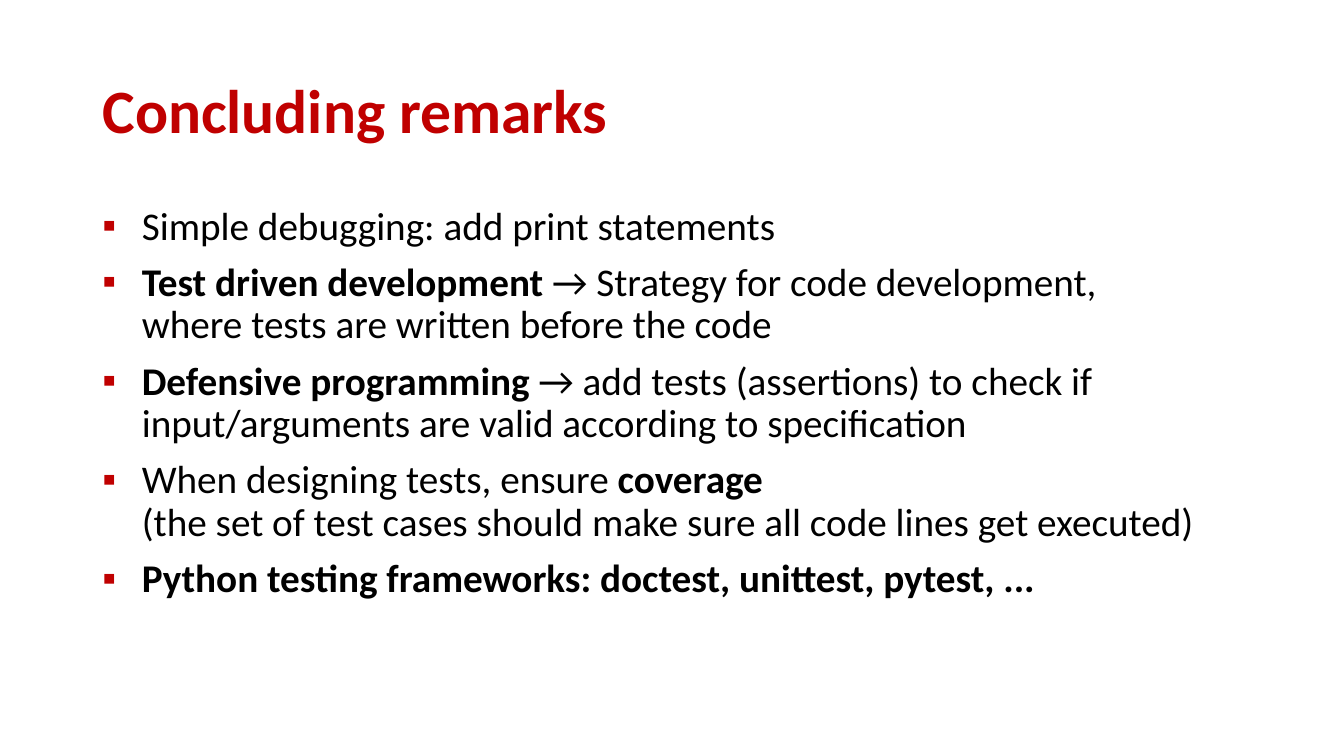
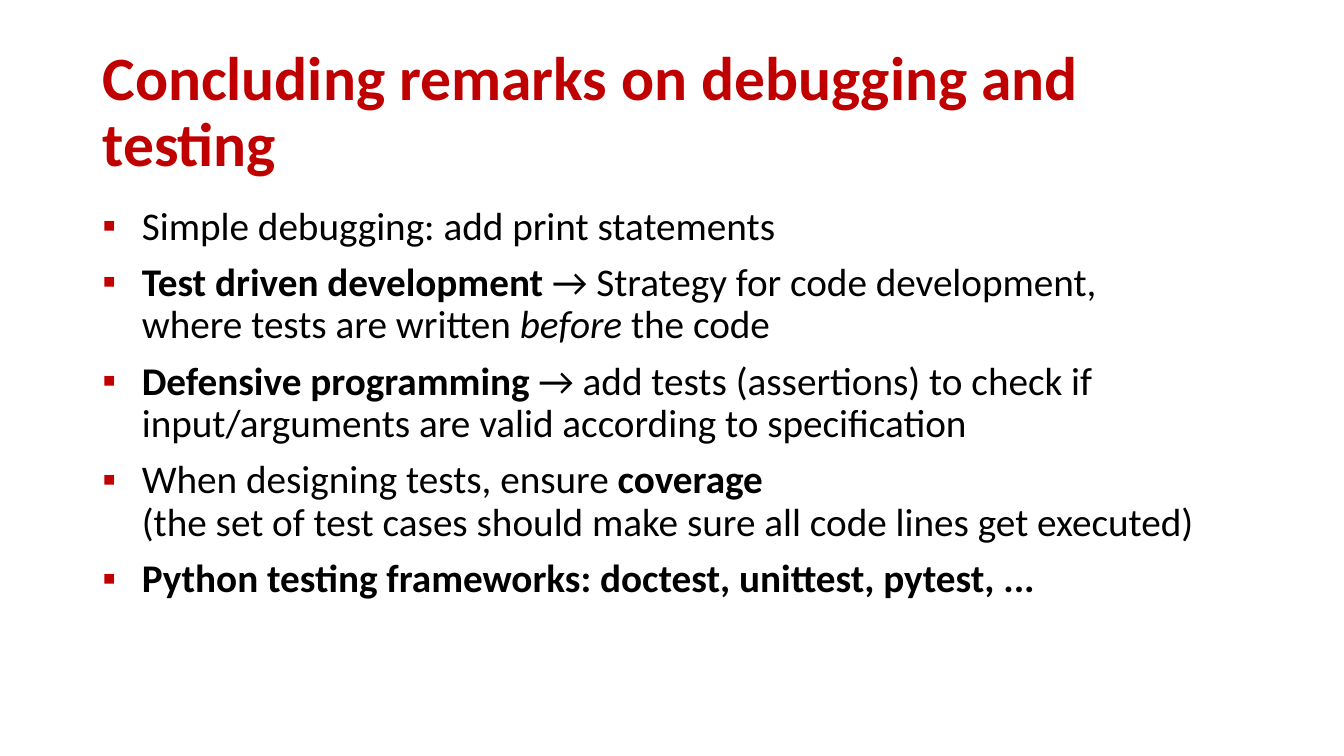
Before and after one commit to gsbrodal/gsbrodal.github.io, a slide deck: slide 30 of ipsa/slides/testing.pptx. Drawn at 1344x756 pixels with LibreOffice and Linux fonts; fonts in the diff are those of the drawing. Boxes give left, top, right and bottom in pixels: in the first picture for what was removed or moved away, otherwise in the second. Text is boxed around its words. In the diff, an @@ line names an element or a change of style, - is before the commit and + after.

Commit message:
all-slides-with-answers.pdf all-slides.pdf testing.pdf testing.pptx

```diff
--- a/ipsa/slides/testing.pptx
+++ b/ipsa/slides/testing.pptx
@@ title at (102, 56, 1077, 177): text changed @@
-Concluding remarks
+Concluding remarks on debugging and testing
@@ text at (142, 268, 1097, 343): italic on in "before" @@
```
Also in this commit, not shown: 2 other slides changed, 3 other files.
